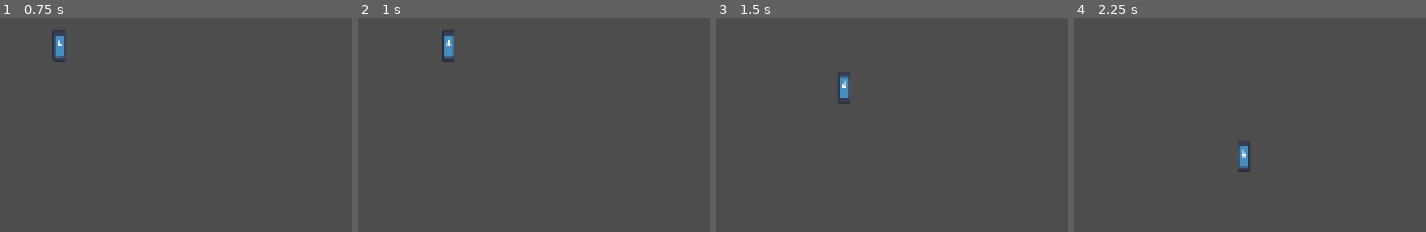
Above: before the commit, frames 1-4 (left to right).
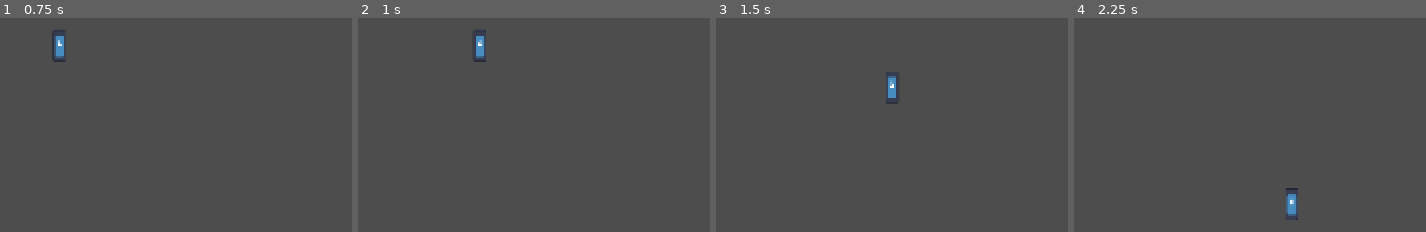
Above: after the commit, the same moments.

Repository: BurntToaster-Pirate15/Project-Prometheus
Game: Godot game, scene res://scenes/player.tscn
Same seed, same stepped clock (60 frames per second), same inputs: the game is played once before the commit and once after it. This scene is started directly instead of the project's main scene. The engine's default icon, where the game draws it, is replaced by a stand-in: a white triangle on a blue panel in a dark square.
Inputs:
- Up to frame 1 (0.75 s): tap Enter at 0.5 s; hold D (right) from 0.53 s (still down); tap Shift (Dash) at 0.6 s
- Up to frame 2 (1 s): keep holding D (right)
- Up to frame 3 (1.5 s): release D (right) at 1.28 s; hold S (down) from 1.28 s (still down); tap Shift (Dash) at 1.35 s
- Up to frame 4 (2.25 s): release S (down) at 2.03 s; hold D (right) from 2.03 s (still down); tap Shift (Dash) at 2.1 s

Frame 1 is identical in both runs. In frame 2, 0.8% of the frame differs, in the area x 23-37%, y 5-21%; in frame 3, 0.7%; in frame 4, 0.8%.

Commit message:
fix: make dashing smoother

Diff:
--- a/scripts/player.gd
+++ b/scripts/player.gd
@@ -2,7 +2,7 @@
 
 
 const SPEED: float = 100.0
-const DASHSPEED: float = 900.0
+const DASHSPEED: float = 200.0
 var is_dashing: bool = false
 
 @onready var timer: Timer = $DashTimer
@@ -17,6 +17,8 @@
 	if Input.is_action_just_pressed("Dash") && !is_dashing:
 		is_dashing = true
 		timer.start()
+
+	if is_dashing:
 		speed = DASHSPEED
 
 	velocity = direction * speed
